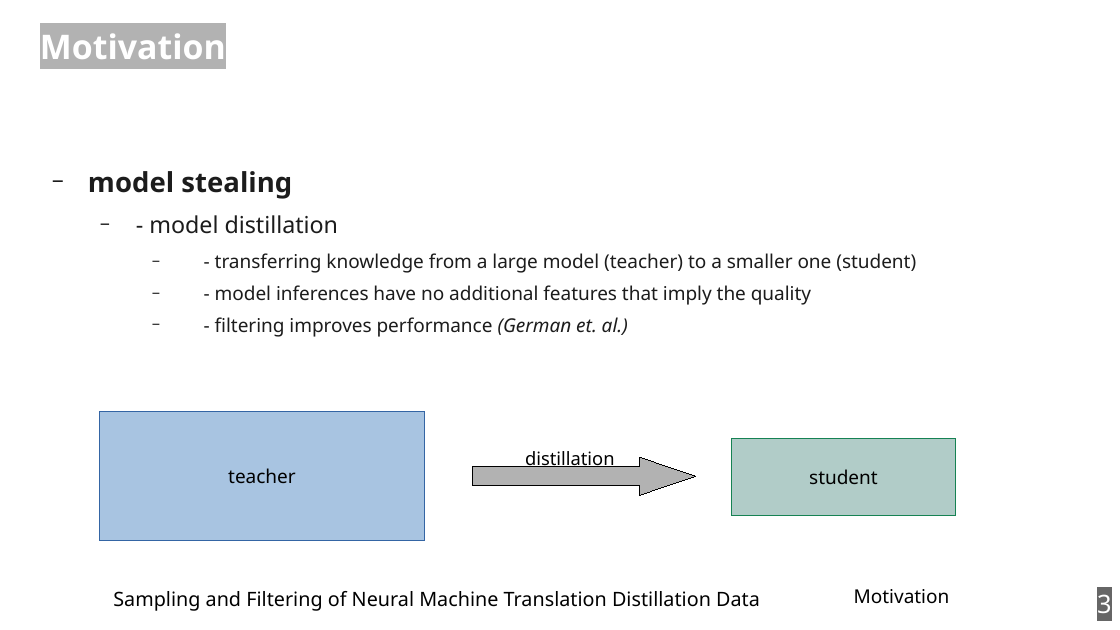
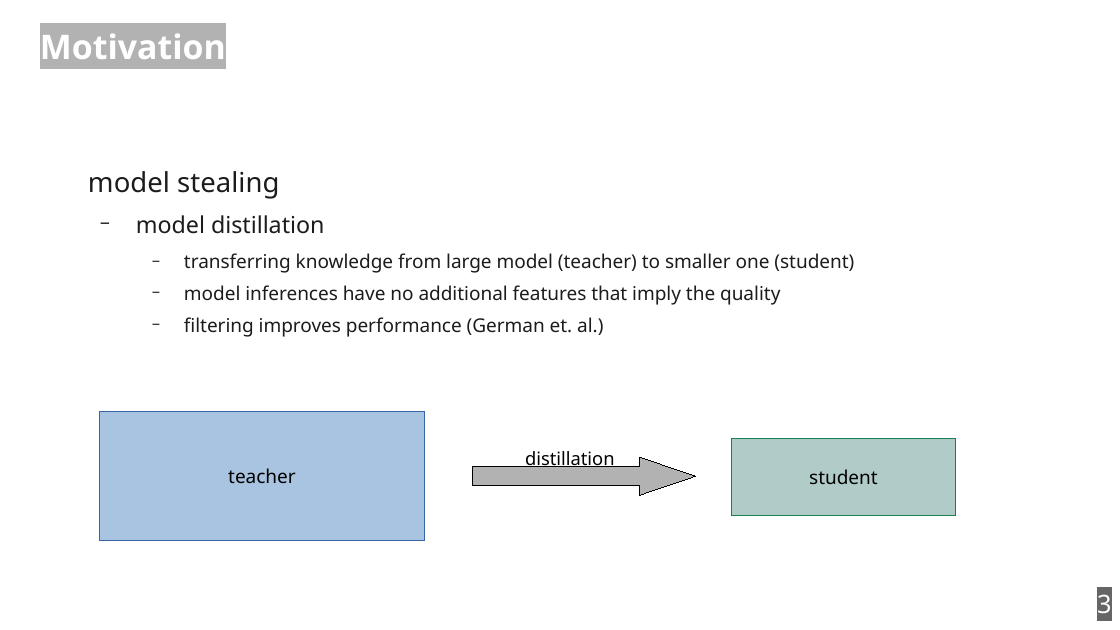
Before and after one commit to zouharvi/reference-mt-distill, a slide deck: slide 3 of meta/final_presentation.odp. Drawn at 1120x630 pixels with LibreOffice and Linux fonts; fonts in the diff are those of the drawing. Boxes give left, top, right and bottom in pixels: in the first picture for what was removed or moved away, otherwise in the second. Text is boxed around its words. In the diff, an @@ line names an element or a change of style, - is before the commit and + after.

```diff
--- a/meta/final_presentation.odp
+++ b/meta/final_presentation.odp
@@ text at (x1=88, y1=171, x2=279, y2=199): bold off in "model stealing"; bullet − to none @@
@@ text at (x1=136, y1=215, x2=854, y2=337): text changed @@
-  − - model distillation
-    − - transferring knowledge from a large model (teacher) to a smaller one (student)
-    − - model inferences have no additional features that imply the quality
-    − - filtering improves performance (German et. al.)
+  − model distillation
+    − transferring knowledge from large model (teacher) to smaller one (student)
+    − model inferences have no additional features that imply the quality
+    − filtering improves performance (German et. al.)
@@ text removed at (x1=113, y1=591, x2=760, y2=611) @@
-Sampling and Filtering of Neural Machine Translation Distillation Data
@@ text removed at (x1=854, y1=589, x2=950, y2=604) @@
-Motivation
```
Also in this commit, not shown: 18 other slides changed.
